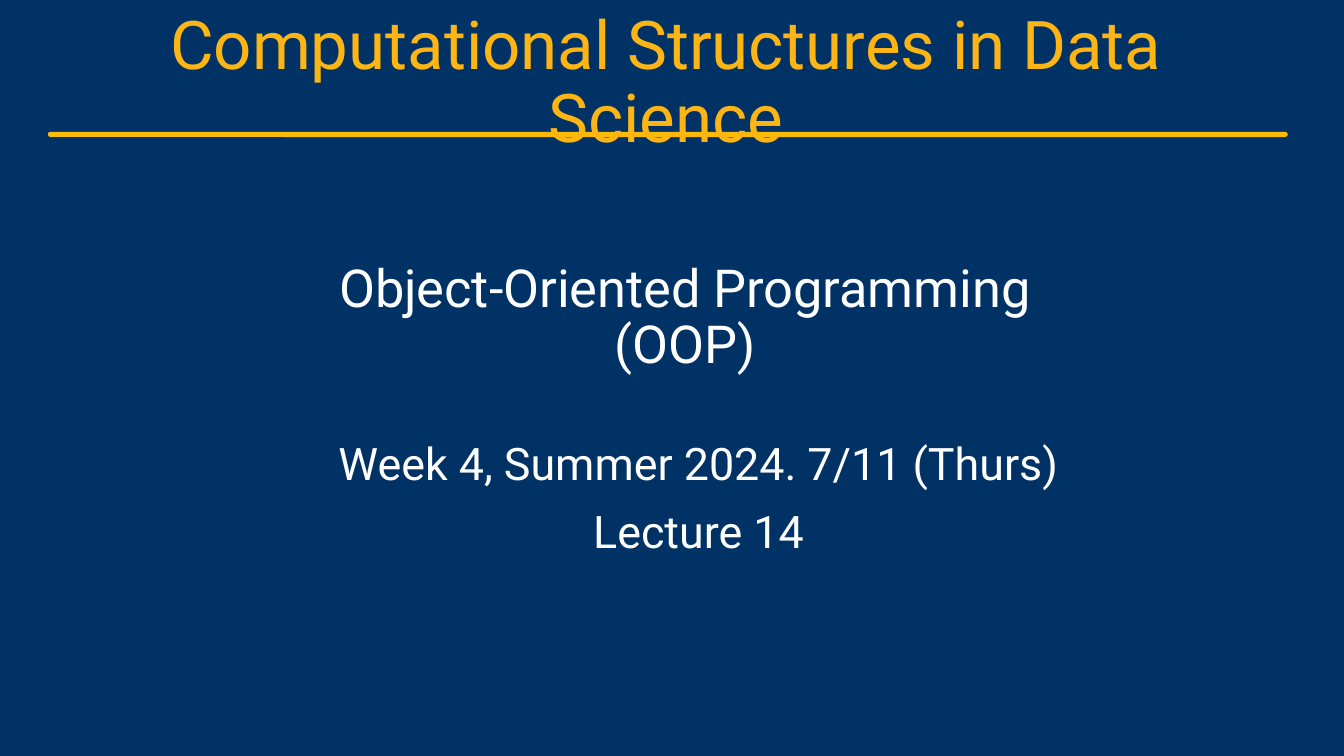
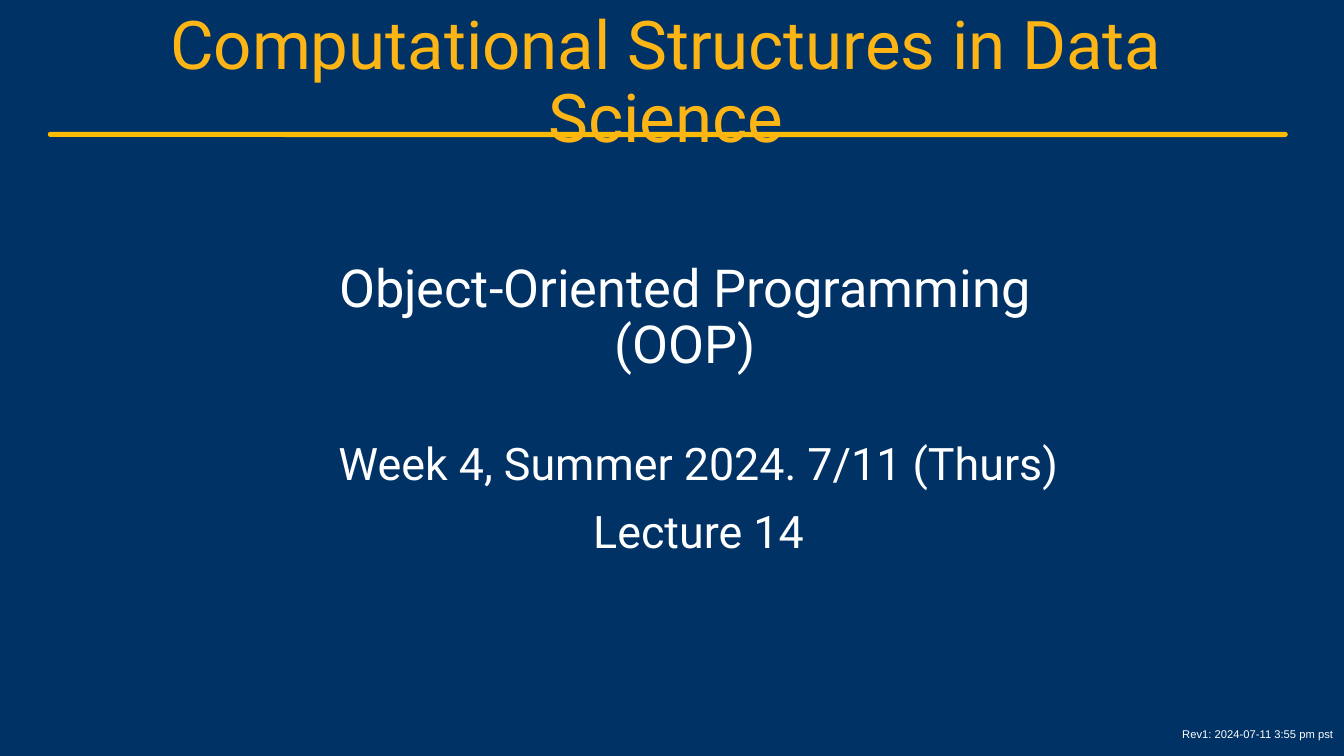
Before and after one commit to cs88-website/su24, a slide deck: slide 1 of assets/slides/su24/14-OOP.pptx. Drawn at 1344x756 pixels with LibreOffice and Linux fonts; fonts in the diff are those of the drawing; background and template pictures are left out. Boxes give left, top, right and bottom in pixels: in the first picture for what was removed or moved away, otherwise in the second. Text is boxed around its words. In the diff, an @@ line names an element or a change of style, - is before the commit and + after.

```diff
--- a/assets/slides/su24/14-OOP.pptx
+++ b/assets/slides/su24/14-OOP.pptx
@@ text added at bbox=[1182, 730, 1333, 740], 8 pt, text #FFFFFF @@
+Rev1: 2024-07-11 3:55 pm pst
```
Also in this commit, not shown: 2 other slides changed, 3 other files.
